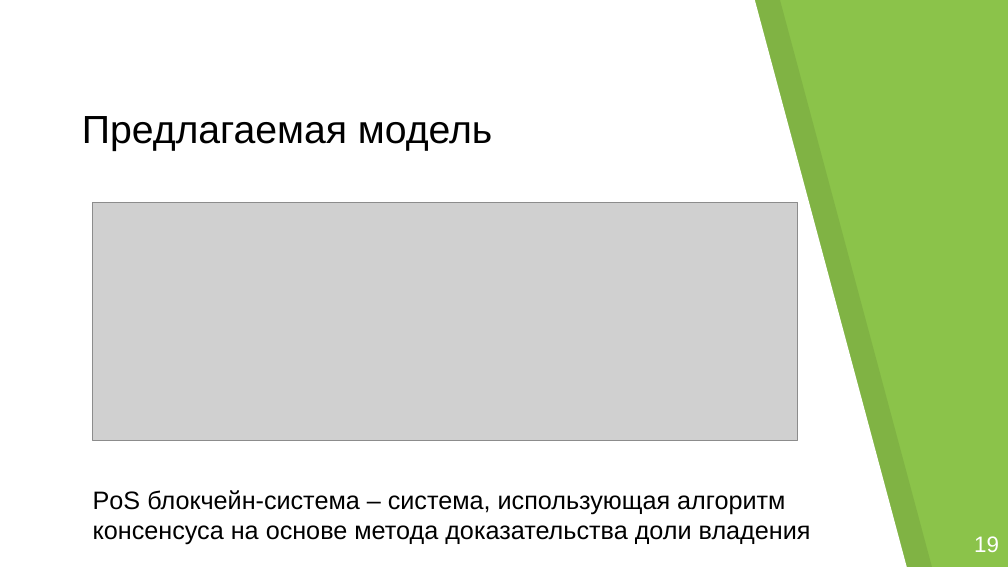
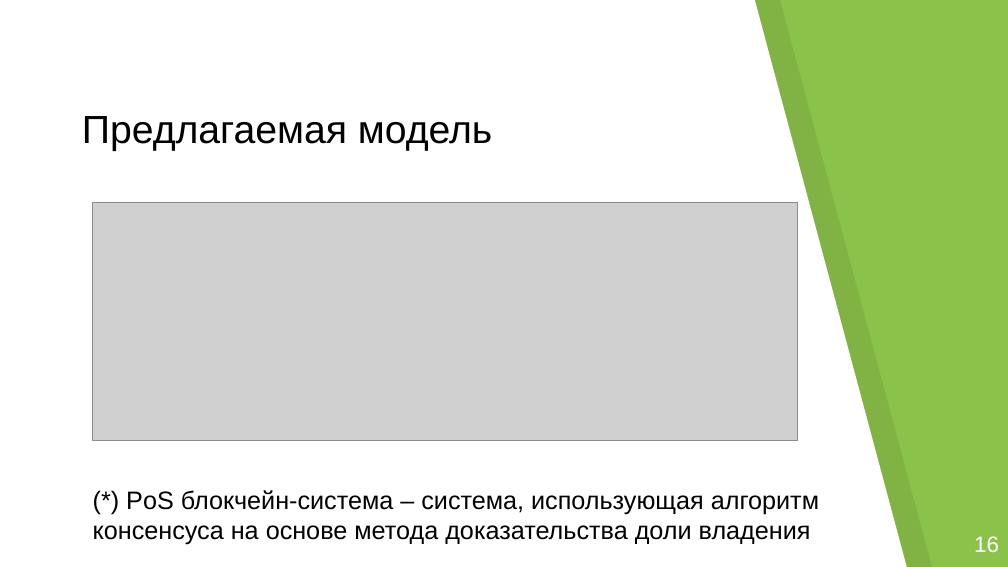
Before and after one commit to georgeee/itmo-master-thesis, a slide deck: slide 8 of presentation.odp (slide 7 before the commit). Drawn at 1008x567 pixels with LibreOffice and Linux fonts; fonts in the diff are those of the drawing; grey boxes stand for pictures; background and template pictures are left out. Boxes give left, top, right and bottom in pixels: in the first picture for what was removed or moved away, otherwise in the second. Text is boxed around its words. In the diff, an @@ line names an element or a change of style, - is before the commit and + after.

```diff
--- a/presentation.odp
+++ b/presentation.odp
@@ text at <box>93,490,819,545</box>: text changed @@
-PoS блокчейн-система – система, использующая алгоритм консенсуса на основе метода доказательства доли владения
+(*) PoS блокчейн-система – система, использующая алгоритм консенсуса на основе метода доказательства доли владения
@@ text at <box>974,536,999,552</box>: text changed @@
-19
+16
```
Also in this commit, not shown: 8 other slides changed, 6 slides added, 9 slides removed, 6 other files.
